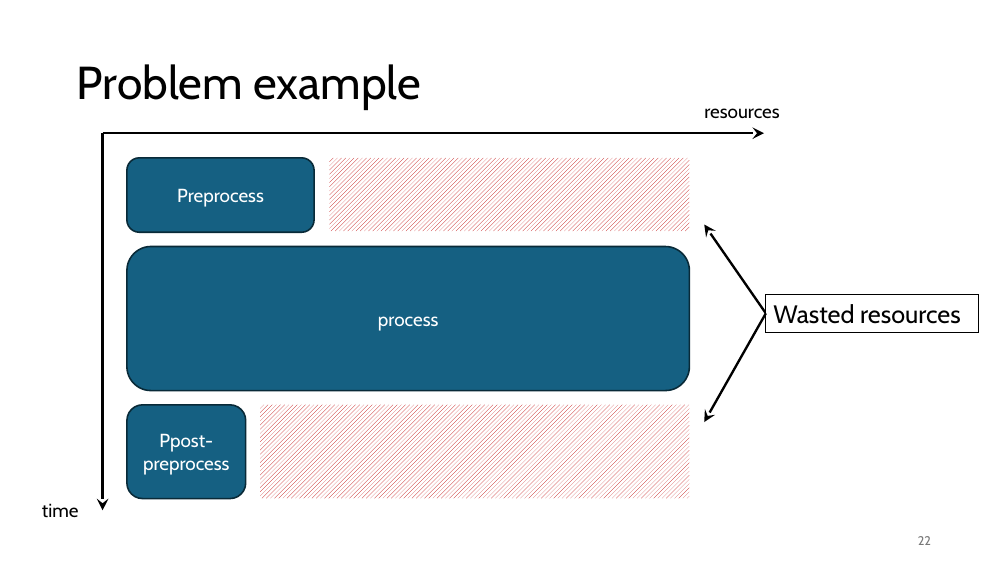
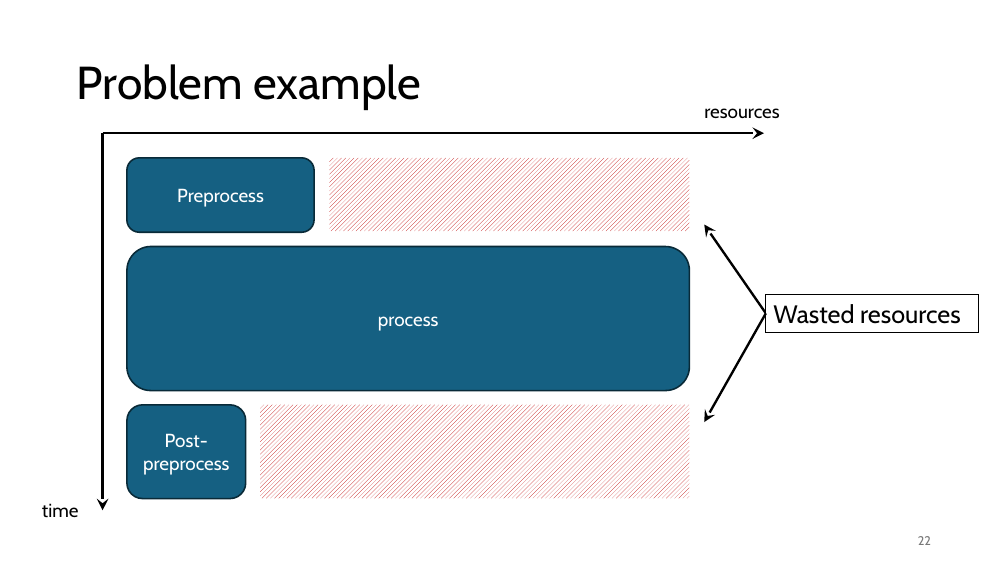
Before and after one commit to gjbex/Workflows-for-HPC, a slide deck: slide 22 of workflow_for_HPC.pptx. Drawn at 1008x567 pixels with LibreOffice and Linux fonts; fonts in the diff are those of the drawing. Boxes give left, top, right and bottom in pixels: in the first picture for what was removed or moved away, otherwise in the second. Text is boxed around its words. In the diff, an @@ line names an element or a change of style, - is before the commit and + after.

Commit message:
Fix typos

```diff
--- a/workflow_for_HPC.pptx
+++ b/workflow_for_HPC.pptx
@@ text in rounded rectangle at [143,433,230,475]: text changed @@
-Ppost-preprocess
+Post-preprocess
```
Also in this commit, not shown: 12 other slides changed.
